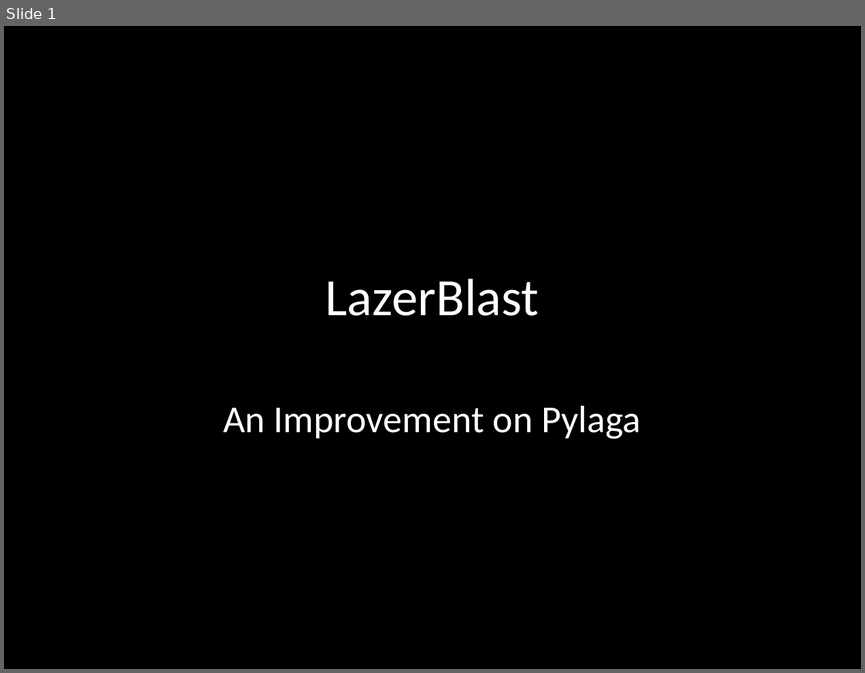
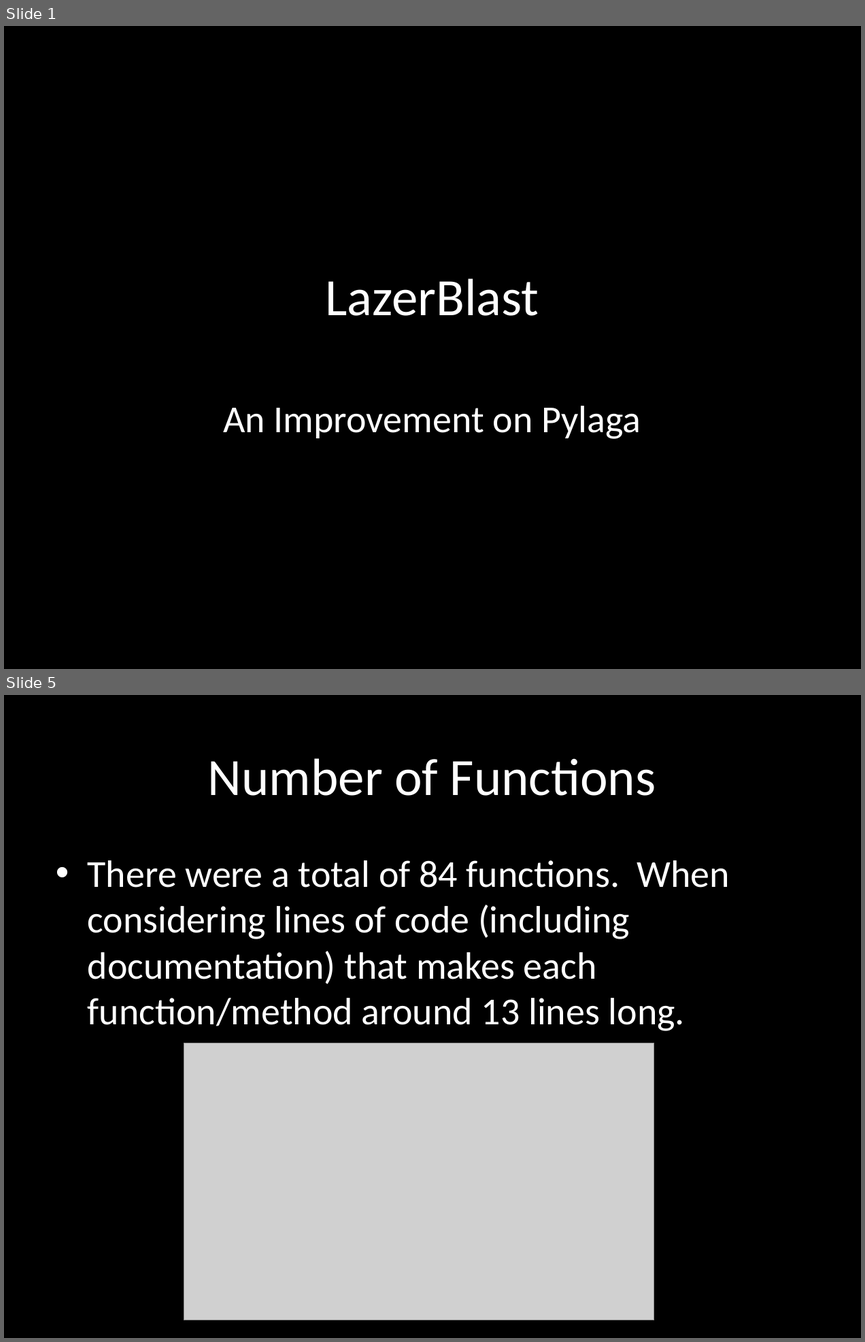
Before and after one commit to terrencepreilly/CPS410, a slide deck: final_presentation/Presentation.pptx. Shown one above the other, each under a label of ours: slide 1 before the commit, slides 1 and 5 after it; the slides between them are not shown. The pictures are 865x673 and 865x1342 pixels, drawn with LibreOffice and Linux fonts; fonts in the diff are those of the drawing; grey boxes stand for pictures; background and template pictures are left out. Boxes give left, top, right and bottom in pixels: in the first picture for what was removed or moved away, otherwise in the second. Text is boxed around its words. In the diff, an @@ line names an element or a change of style, - is before the commit and + after.

```diff
--- a/final_presentation/Presentation.pptx
+++ b/final_presentation/Presentation.pptx
@@ slide 5 added at bbox=[4, 695, 861, 1338], background #000000 @@
@@ text added at bbox=[208, 758, 656, 796], 44 pt, text #FFFFFF @@
+Number of Functions
@@ text added at bbox=[88, 860, 730, 1031], 32 pt, text #FFFFFF @@
+• There were a total of 84 functions. When considering lines of code (including documentation) that makes each function/method around 13 lines long.
@@ picture added at bbox=[184, 1043, 654, 1320] @@
```
Also in this commit, not shown: 3 slides changed, 2 other slides added, 13 slides removed, 3 other files.
